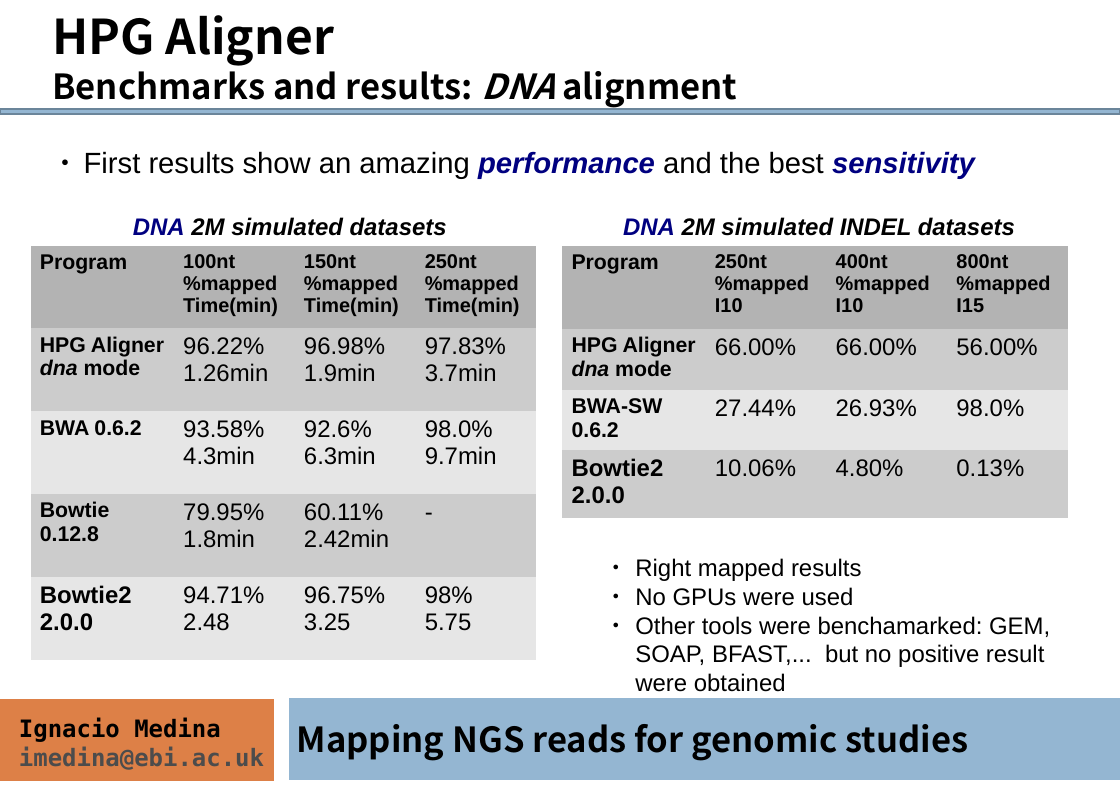
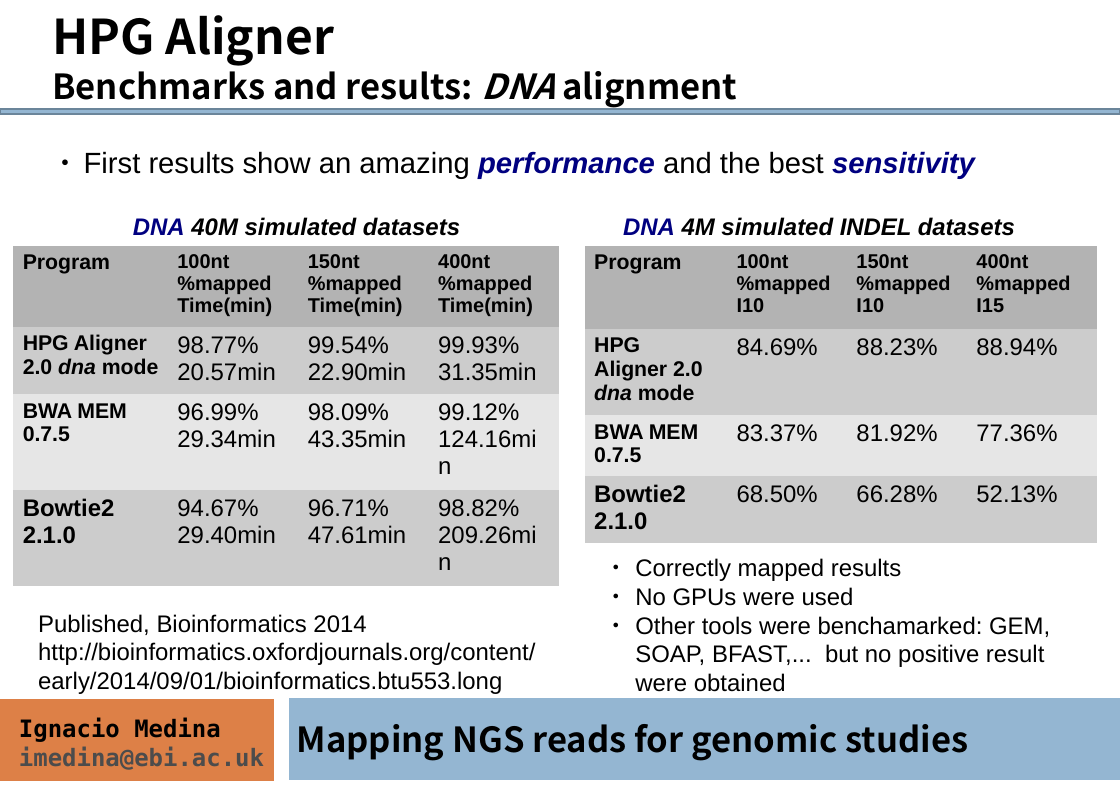
Before and after one commit to ngs-course/ngs-course.github.io, a slide deck: slide 22 of Course_Materials/alignment/presentation/ngs-read-mapping-imedina-mda14.odp (slide 21 before the commit). Drawn at 1120x792 pixels with LibreOffice and Linux fonts; fonts in the diff are those of the drawing. Boxes give left, top, right and bottom in pixels: in the first picture for what was removed or moved away, otherwise in the second. Text is boxed around its words. In the diff, an @@ line names an element or a change of style, - is before the commit and + after.

```diff
--- a/Course_Materials/alignment/presentation/ngs-read-mapping-imedina-mda14.odp
+++ b/Course_Materials/alignment/presentation/ngs-read-mapping-imedina-mda14.odp
@@ text at [133,217,460,236]: text changed @@
-DNA 2M simulated datasets
+DNA 40M simulated datasets
@@ text at [623,217,1015,236]: text changed @@
-DNA 2M simulated INDEL datasets
+DNA 4M simulated INDEL datasets
@@ table at [13,245,559,577] @@
-row 1: Program | 100nt / %mapped / Time(min) | 150nt / %mapped / Time(min) | 250nt / %mapped / Time(min)
-row 2: HPG Aligner dna mode | 96.22% / 1.26min | 96.98% / 1.9min | 97.83% / 3.7min
-row 3: BWA 0.6.2 | 93.58% / 4.3min | 92.6% / 6.3min | 98.0% / 9.7min
-row 4: Bowtie 0.12.8 | 79.95% / 1.8min | 60.11% / 2.42min | -
-row 5: Bowtie2 / 2.0.0 | 94.71% / 2.48 | 96.75% / 3.25 | 98% / 5.75
+row 1: Program | 100nt / %mapped / Time(min) | 150nt / %mapped / Time(min) | 400nt / %mapped / Time(min)
+row 2: HPG Aligner 2.0 dna mode | 98.77% / 20.57min | 99.54% / 22.90min | 99.93% / 31.35min
+row 3: BWA MEM 0.7.5 | 96.99% / 29.34min | 98.09% / 43.35min | 99.12% / 124.16min
+row 4: Bowtie2 / 2.1.0 | 94.67% / 29.40min | 96.71% / 47.61min | 98.82% / 209.26min
@@ table: place and size @@
-table at [31,245,537,659]
+table at [13,245,559,577]
@@ table at [585,245,1098,535] @@
-row 1: Program | 250nt / %mapped / I10 | 400nt / %mapped / I10 | 800nt / %mapped / I15
+row 1: Program | 100nt / %mapped / I10 | 150nt / %mapped / I10 | 400nt / %mapped / I15
-row 2: HPG Aligner dna mode | 66.00% | 66.00% | 56.00%
+row 2: HPG Aligner 2.0 dna mode | 84.69% | 88.23% | 88.94%
-row 3: BWA-SW 0.6.2 | 27.44% | 26.93% | 98.0%
+row 3: BWA MEM 0.7.5 | 83.37% | 81.92% | 77.36%
-row 4: Bowtie2 / 2.0.0 | 10.06% | 4.80% | 0.13%
+row 4: Bowtie2 / 2.1.0 | 68.50% | 66.28% | 52.13%
@@ table: place and size @@
-table at [562,245,1068,512]
+table at [585,245,1098,535]
@@ text at [635,558,901,581]: text changed @@
-● Right mapped results
+● Correctly mapped results
@@ text added at [38,614,535,694], 18 pt, text #000000 @@
+Published, Bioinformatics 2014
+http://bioinformatics.oxfordjournals.org/content/early/2014/09/01/bioinformatics.btu553.long
```
Also in this commit, not shown: 8 other slides changed, 1 slide added, 1 other file.
